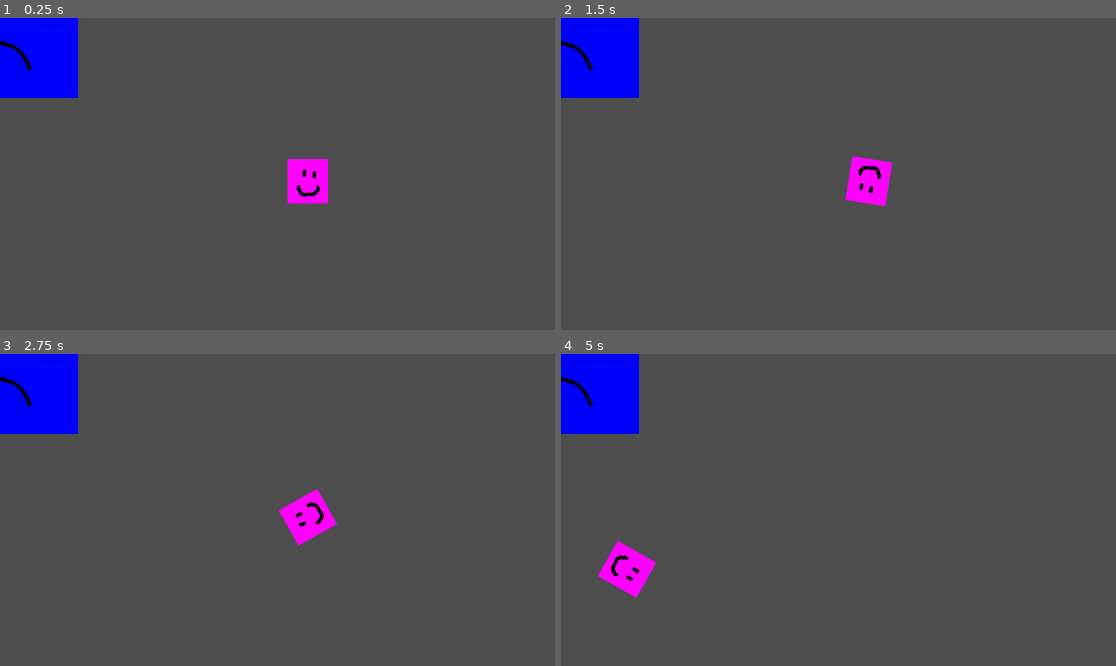
Above: before the commit, frames 1-4 (two rows, left to right).
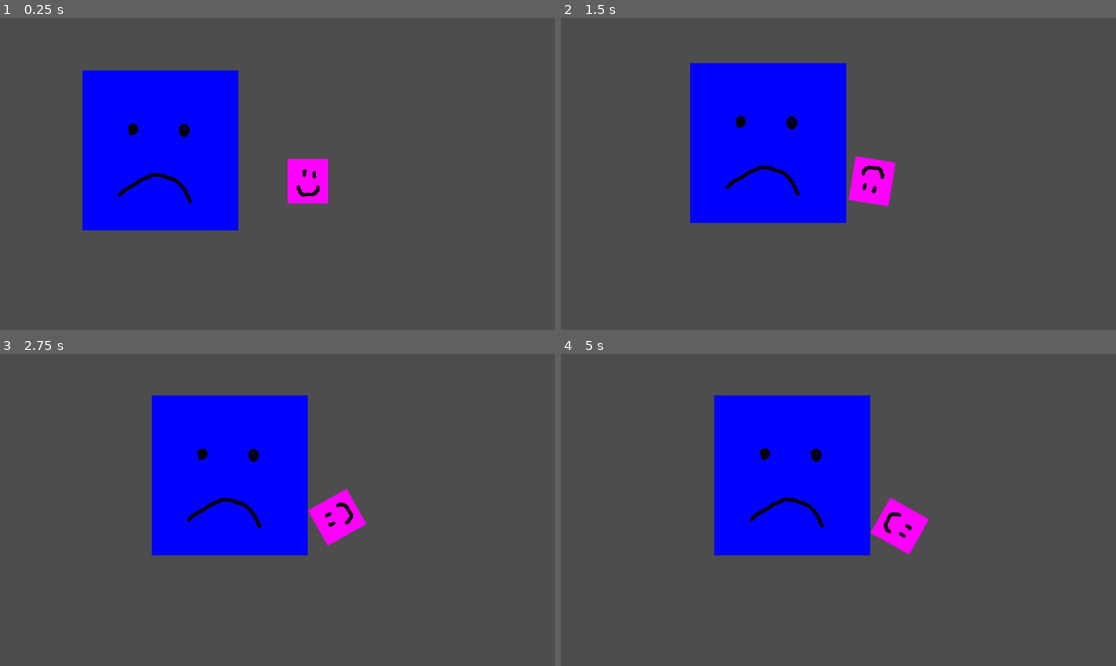
Above: after the commit, the same moments.

Repository: bytedev-code/the-sad-unicorn
Game: Godot game, scene res://game.tscn
The game is run twice, just before and just after one commit, with the same random seed, the same clock (stepped at 60 frames per second) and the same inputs.
Inputs:
- Up to frame 1 (0.25 s): no input
- Up to frame 2 (1.5 s): hold D (player_rotate_right) 0.53-1.28 s; hold A (player_rotate_left) from 1.28 s (still down)
- Up to frame 3 (2.75 s): release A (player_rotate_left) at 2.03 s; hold D (player_rotate_right) from 2.03 s (still down)
- Up to frame 4 (5 s): release D (player_rotate_right) at 2.78 s; hold W (player_forward) 2.78-3.53 s; hold A (player_rotate_left) from 3.53 s (still down)

The runs differ from the first frame. In frame 1, 18% of the frame differs, in the area x 0-44%, y 0-69%; in frame 2, 18%; in frame 3, 19%; in frame 4, 20%, in the area x 0-67%, y 0-79%.

Commit message:
implement simple enemy movement

Diff:
--- a/enemy.gd
+++ b/enemy.gd
@@ -1,11 +1,18 @@
 extends RigidBody2D
 
 
+var _direction = Vector2(0, 0)
+var _speed = 100.
+
+var rng = RandomNumberGenerator.new()
+
 # Called when the node enters the scene tree for the first time.
 func _ready():
-	pass # Replace with function body.
+	_direction = Vector2.from_angle(rng.randf() * 2 * PI)
+	_speed = rng.randf() * 50 + 50
 
 
 # Called every frame. 'delta' is the elapsed time since the previous frame.
 func _process(delta):
-	pass
+	var motion = _direction * _speed * delta
+	move_and_collide(motion)
--- a/game.tscn
+++ b/game.tscn
@@ -11,5 +11,6 @@
 [node name="enemies" type="Node2D" parent="."]
 
 [node name="dummy" parent="enemies" instance=ExtResource("2_q8o6g")]
+position = Vector2(310, 279)
 
 [node name="projectiles" type="Node2D" parent="."]
--- a/player.gd
+++ b/player.gd
@@ -1,6 +1,11 @@
 extends CharacterBody2D
 
 const SPEED = 300.0
+@export var INIT_HP: int = 3
+var _hp = 3
+
+func _ready():
+	_hp = INIT_HP
 
 func _physics_process(delta):
 
